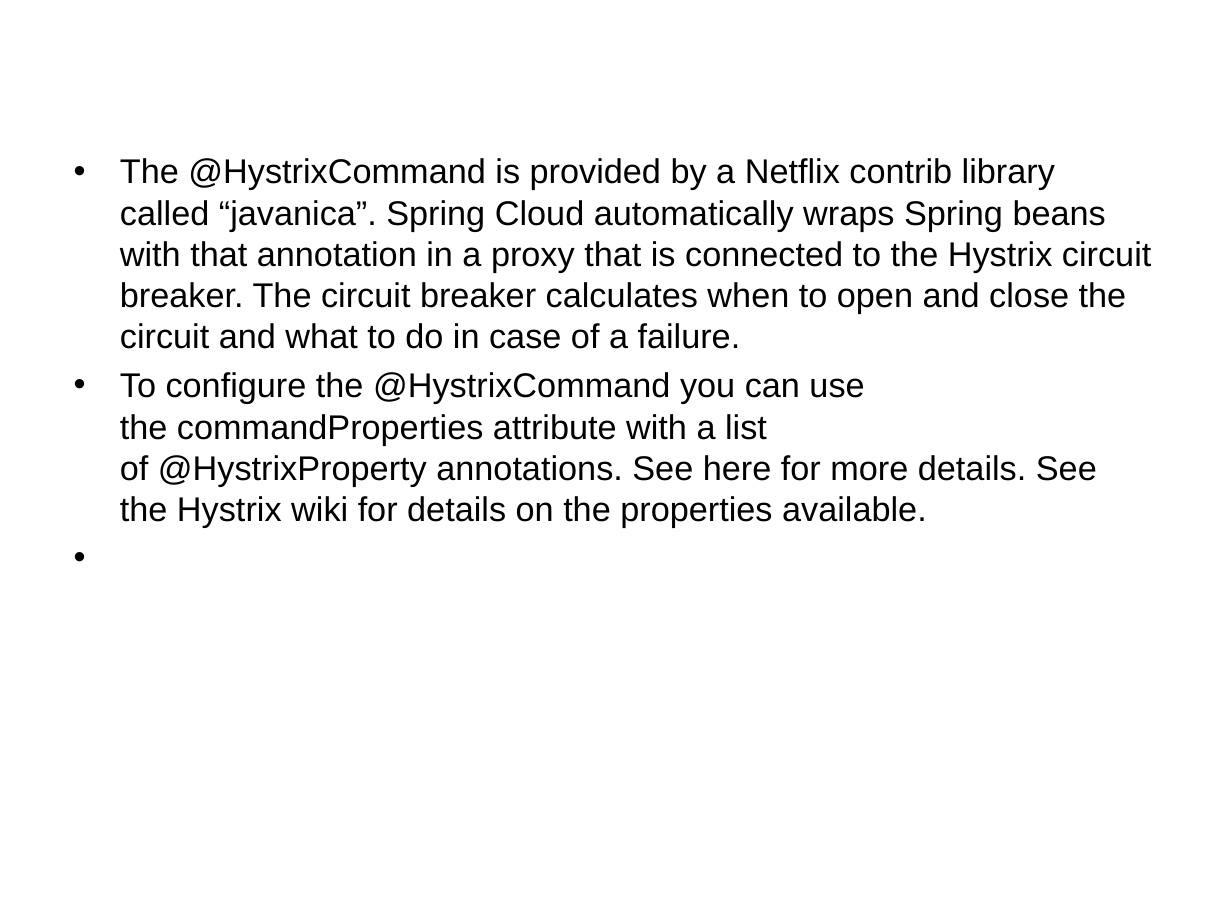
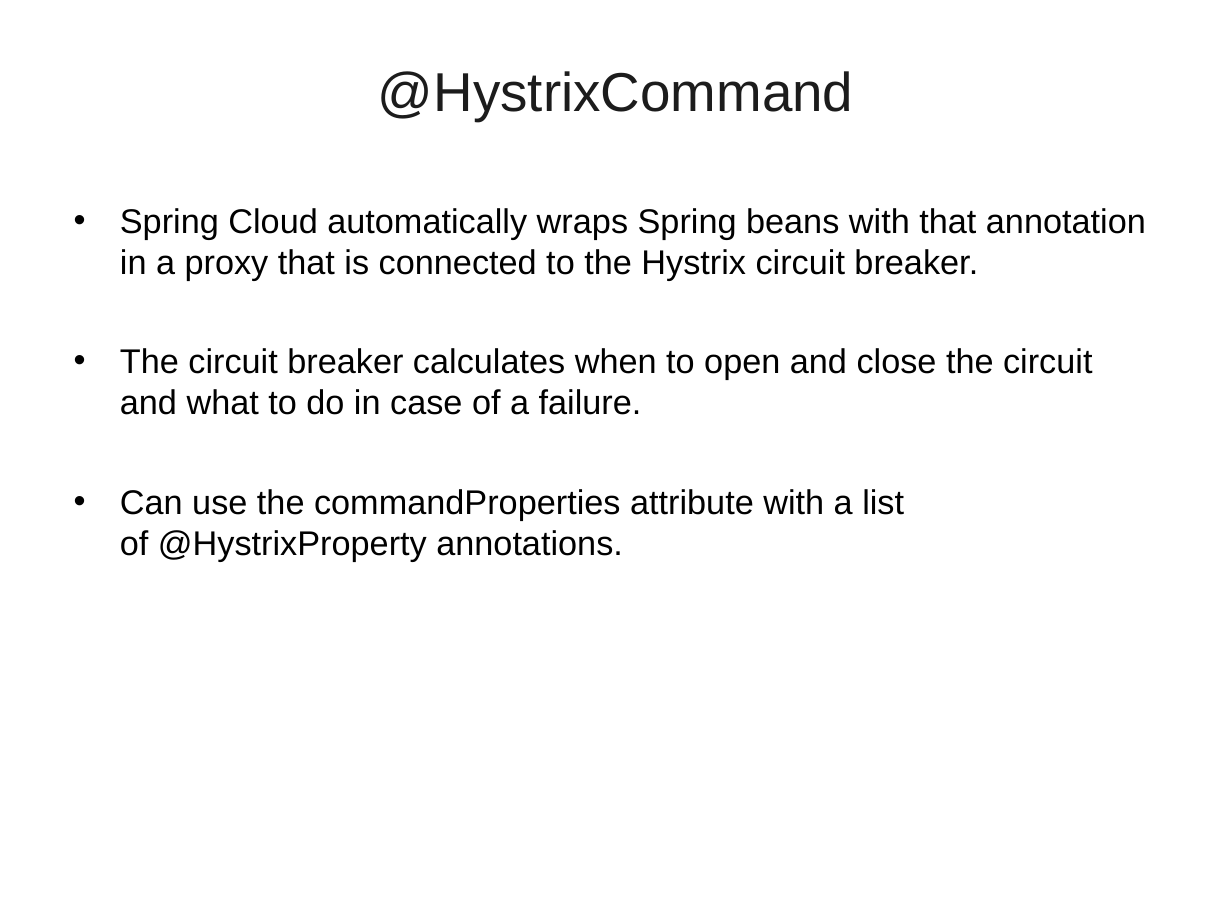
Before and after one commit to vatsank/spring_presentations, a slide deck: slide 127 of SpringMicroService_Module1_Ver01.ppt. Drawn at 1232x924 pixels with LibreOffice and Linux fonts; fonts in the diff are those of the drawing; background and template pictures are left out. Boxes give left, top, right and bottom in pixels: in the first picture for what was removed or moved away, otherwise in the second. Text is boxed around its words. In the diff, an @@ line names an element or a change of style, - is before the commit and + after.

```diff
--- a/SpringMicroService_Module1_Ver01.ppt
+++ b/SpringMicroService_Module1_Ver01.ppt
@@ title added at bbox=[378, 71, 853, 121], 32 pt, text #1C1C1C @@
+@HystrixCommand
@@ text at bbox=[120, 208, 1146, 561]: text changed @@
-• The @HystrixCommand is provided by a Netflix contrib library called “javanica”. Spring Cloud automatically wraps Spring beans with that annotation in a proxy that is connected to the Hystrix circuit breaker. The circuit breaker calculates when to open and close the circuit and what to do in case of a failure.
-• To configure the @HystrixCommand you can use the commandProperties attribute with a list of @HystrixProperty annotations. See here for more details. See the Hystrix wiki for details on the properties available.
+• Spring Cloud automatically wraps Spring beans with that annotation in a proxy that is connected to the Hystrix circuit breaker.
+• The circuit breaker calculates when to open and close the circuit and what to do in case of a failure.
+• Can use the commandProperties attribute with a list of @HystrixProperty annotations.
```
Also in this commit, not shown: 8 other slides changed, 3 slides added, 2 other files.
